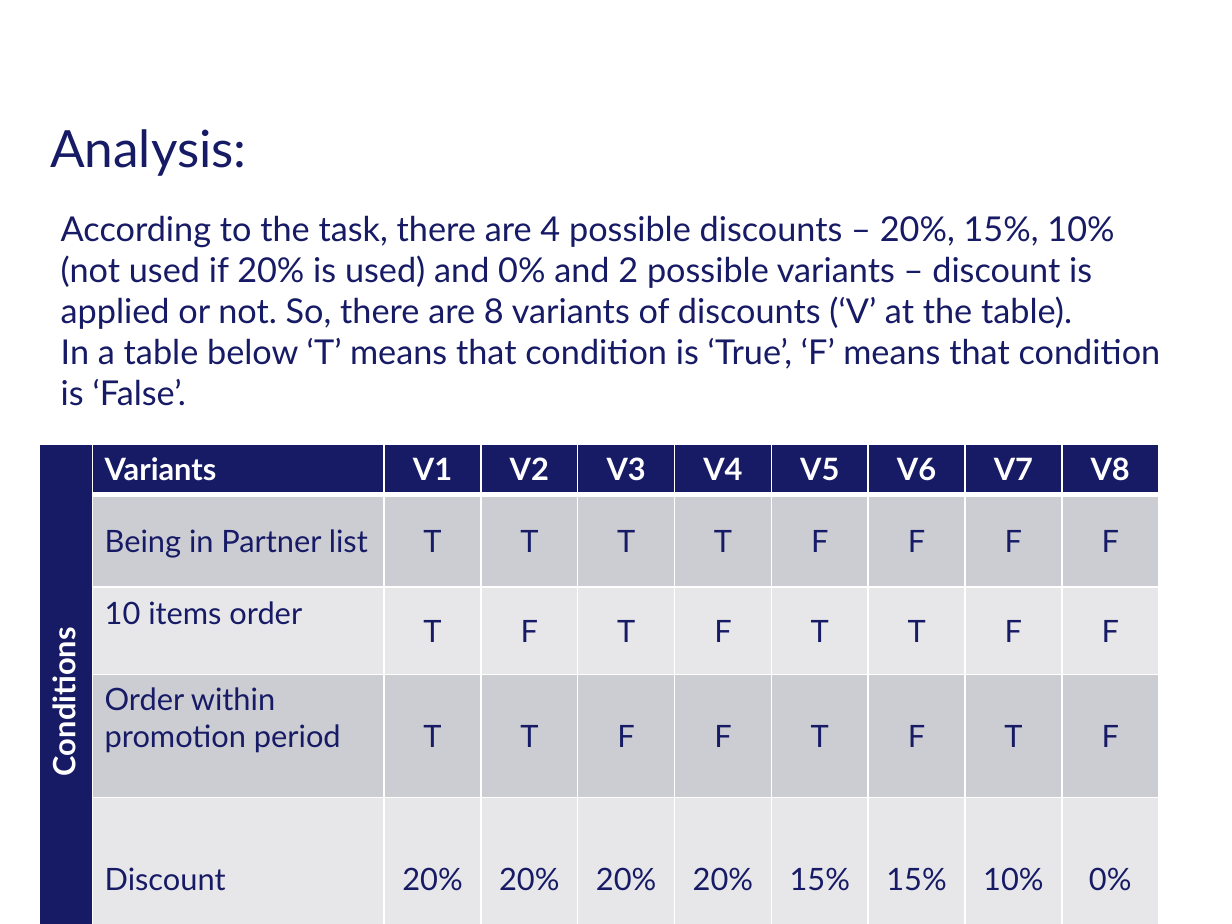
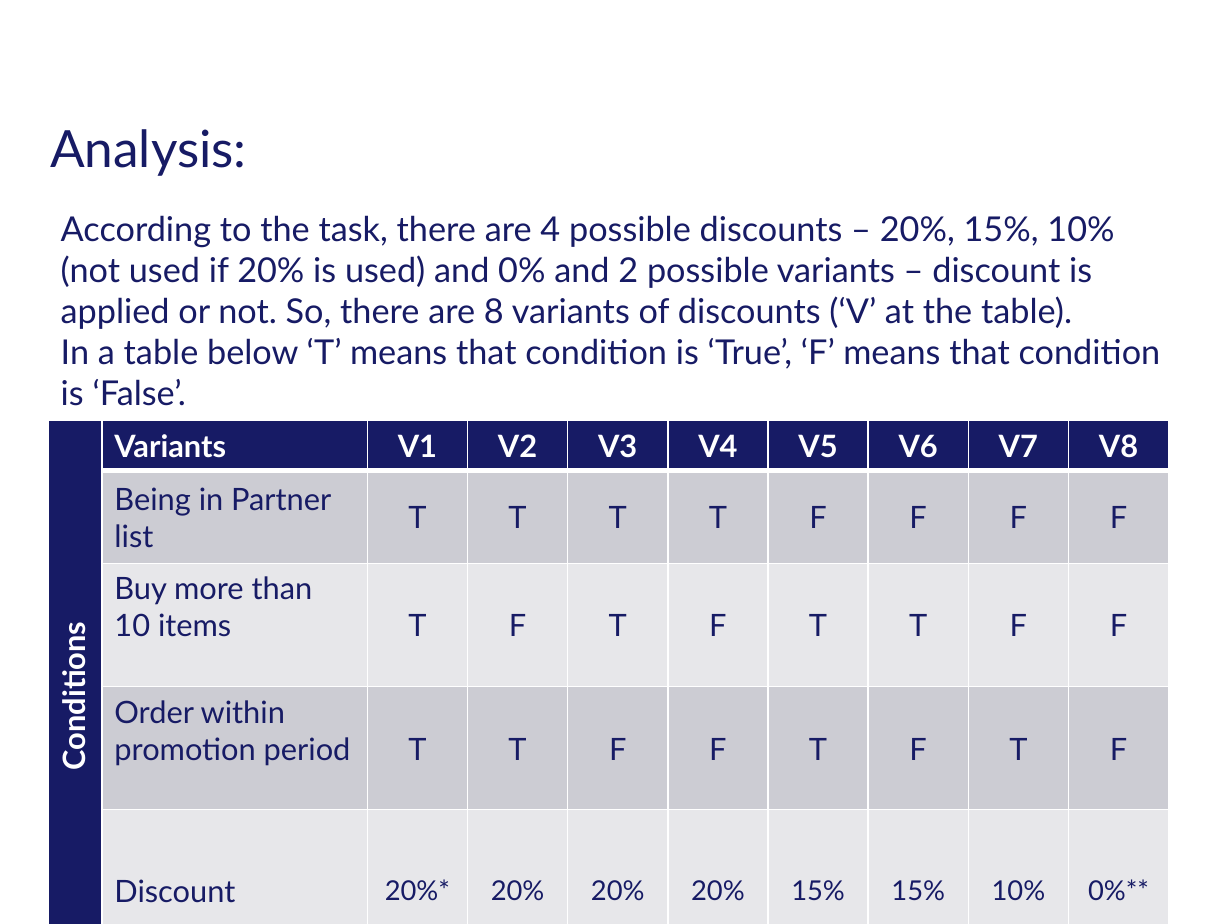
Before and after one commit to VikaSvyryd/HomeWorks, a slide deck: slide 8 of HW4 TDT.pptx (slide 7 before the commit). Drawn at 1232x924 pixels with LibreOffice and Linux fonts; fonts in the diff are those of the drawing; background and template pictures are left out. Boxes give left, top, right and bottom in pixels: in the first picture for what was removed or moved away, otherwise in the second. Text is boxed around its words. In the diff, an @@ line names an element or a change of style, - is before the commit and + after.

```diff
--- a/HW4 TDT.pptx
+++ b/HW4 TDT.pptx
@@ table at bbox=[48, 421, 1164, 907] @@
-row 3, column 2: 10 items order
+row 3, column 2: Buy more than 10 items
-row 5, column 3: 20%
+row 5, column 3: 20%*
-row 5, column 10: 0%
+row 5, column 10: 0%**
@@ size 18 to 16 pt in "20%", "20%", "20%", "15%" and 2 more places @@
@@ table: place and size @@
-table at bbox=[39, 445, 1163, 895]
+table at bbox=[48, 421, 1164, 907]
```
Also in this commit, not shown: 3 other slides changed, 12 slides added, 1 slide removed.
